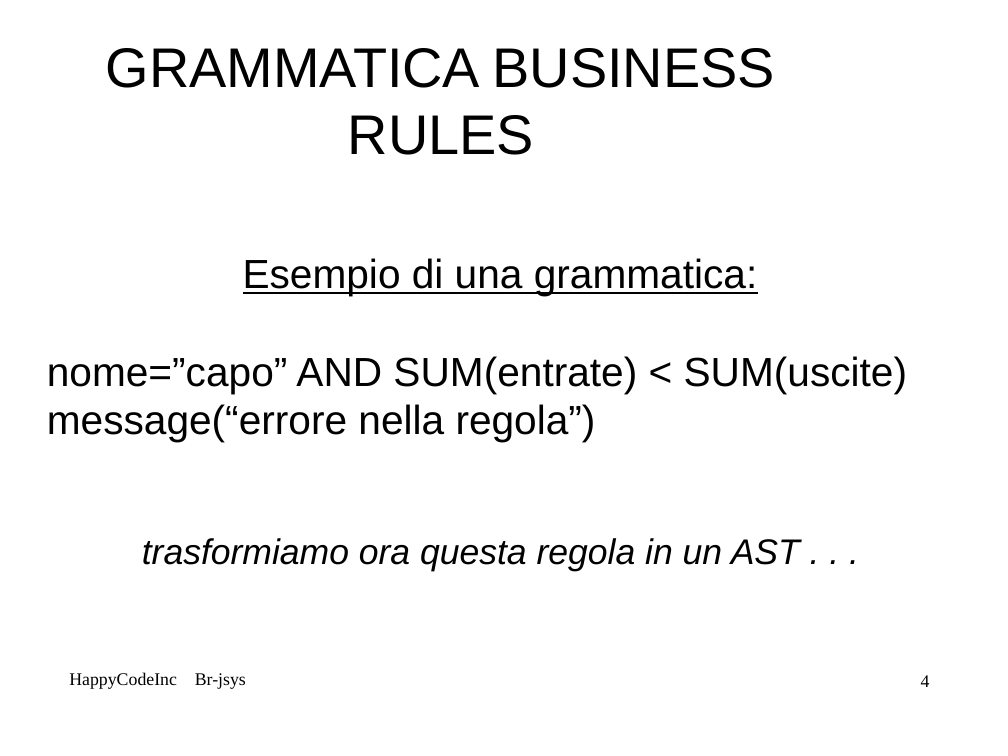
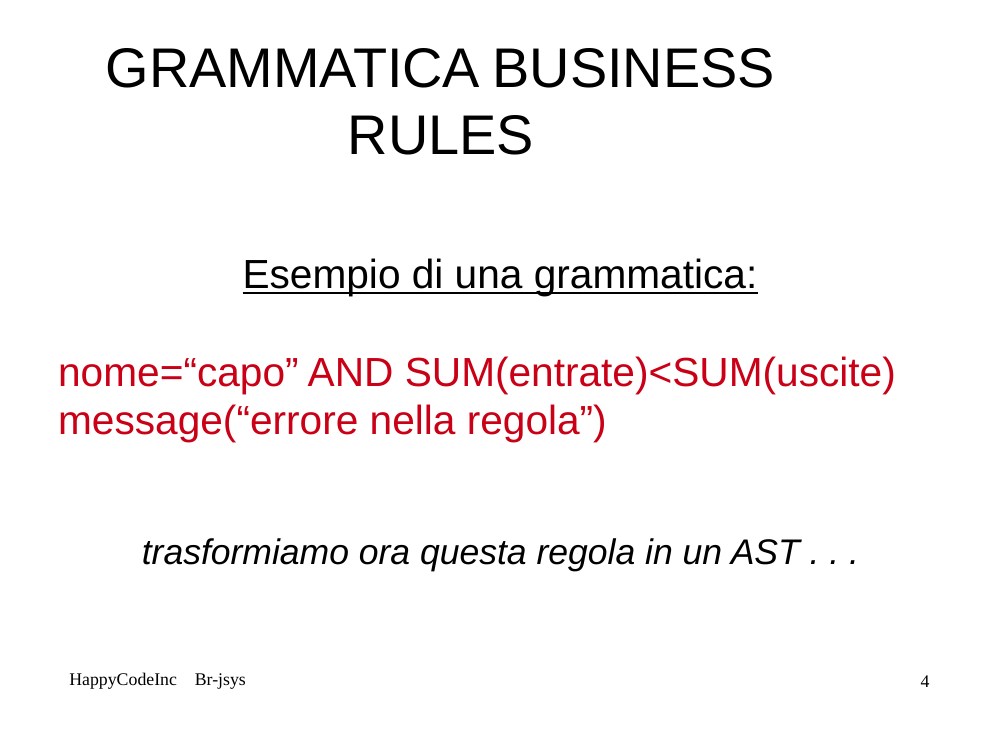
Before and after one commit to mbortola/br-jsys, a slide deck: slide 4 of trunk/RPD-presentation/Alessia-RPD.odp. Drawn at 1008x756 pixels with LibreOffice and Linux fonts; fonts in the diff are those of the drawing; background and template pictures are left out. Boxes give left, top, right and bottom in pixels: in the first picture for what was removed or moved away, otherwise in the second. Text is boxed around its words. In the diff, an @@ line names an element or a change of style, - is before the commit and + after.

```diff
--- a/trunk/RPD-presentation/Alessia-RPD.odp
+++ b/trunk/RPD-presentation/Alessia-RPD.odp
@@ subtitle at [58, 356, 896, 442]: text changed; text colour #000000 to #C90016 @@
-nome=”capo” AND SUM(entrate) < SUM(uscite) message(“errore nella regola”)
+nome=“capo” AND SUM(entrate)<SUM(uscite)
+message(“errore nella regola”)
```
Also in this commit, not shown: 5 other slides changed, 1 slide added, 1 slide removed.
